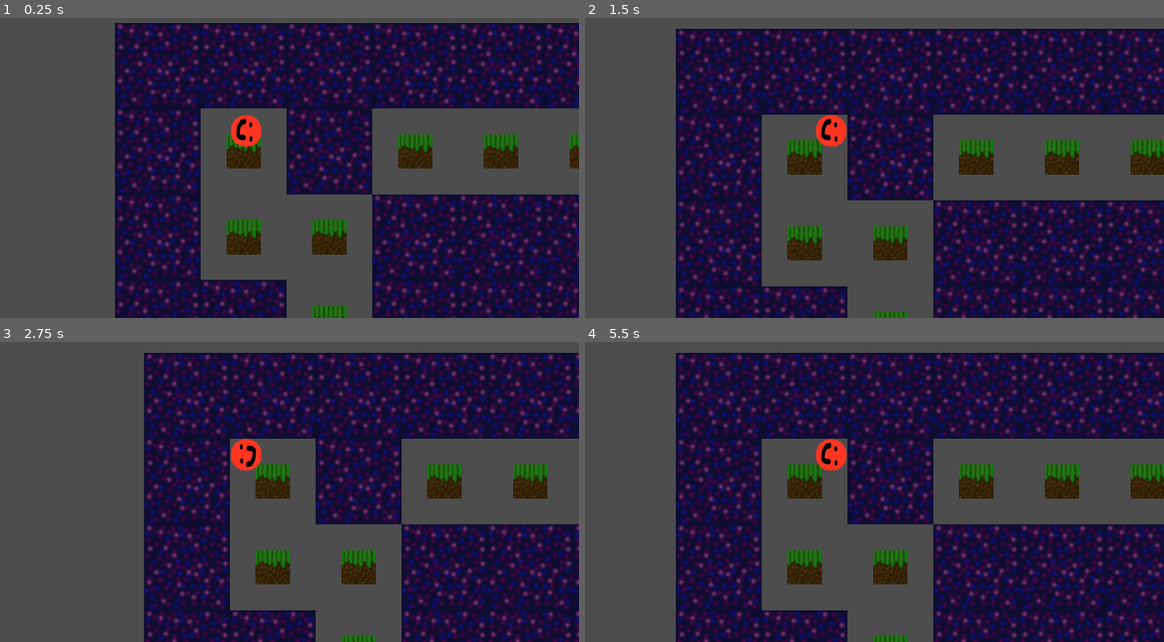
Above: before the commit, frames 1-4 (two rows, left to right).
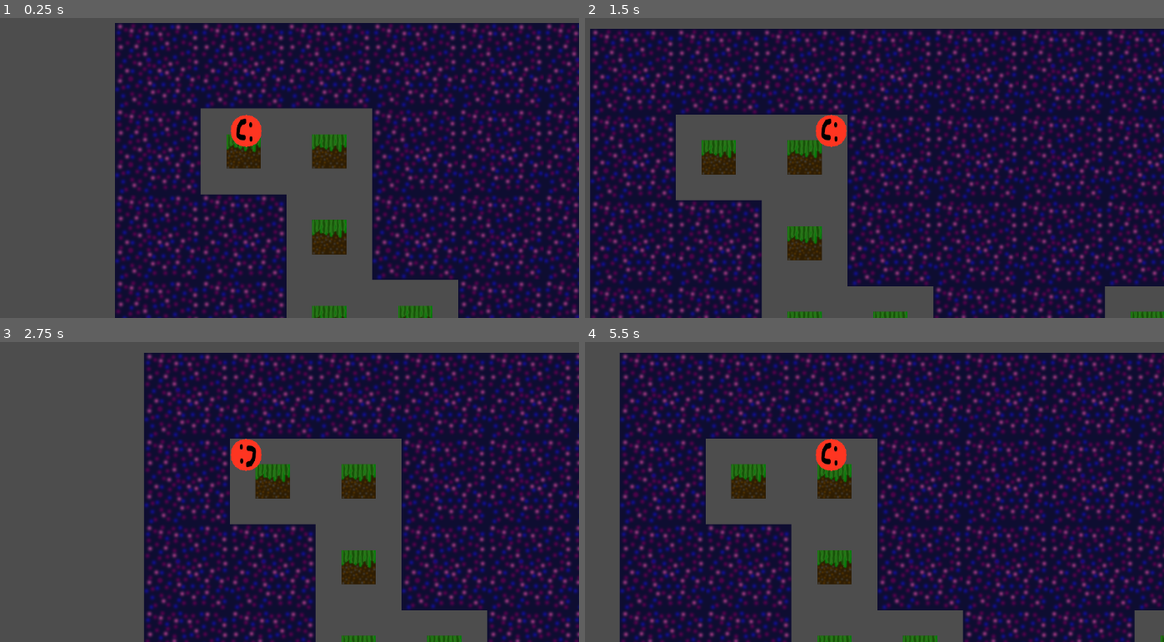
Above: after the commit, the same moments.

Repository: real-chicken-master/GDD112TempName
Game: Godot game, scene res://Minigames/maze/maze.tscn
Two runs of this game, one before a commit and one after it. Both use one fixed random seed, a clock stepped at 60 frames per second and the inputs below. This scene is started directly instead of the project's main scene.
Inputs:
- Up to frame 1 (0.25 s): no input
- Up to frame 2 (1.5 s): tap Enter at 0.5 s; hold D (right1) from 0.53 s (still down); tap Down (down2) at 0.6 s; tap W (up1) at 0.77 s; tap Left (left2) at 1.35 s
- Up to frame 3 (2.75 s): tap W (up1) at 1.52 s; tap Space at 2 s; release D (right1) at 2.03 s; hold A (left1) from 2.03 s (still down); tap Right (right2) at 2.1 s
- Up to frame 4 (5.5 s): release A (left1) at 2.78 s; hold D (right1) 2.78-4.28 s; tap Up (up2) at 2.85 s; tap W (up1) at 3.02, 3.77, 4.52 s; tap Down (down2) at 3.6 s; tap Enter at 4.25 s; hold A (left1) 4.28-5.03 s; tap Left (left2) at 4.35 s; hold D (right1) from 5.03 s (still down); tap Right (right2) at 5.1 s

The runs differ from the first frame. In frame 1, 21% of the frame differs, in the area x 34-100%, y 30-100%; in frame 2, 37%; in frame 3, 19%; in frame 4, 54%, in the area x 6-100%, y 3-100%.

Commit message:
fixed the maze??

Diff:
--- a/Minigames/maze/maze.gd
+++ b/Minigames/maze/maze.gd
@@ -51,15 +51,15 @@
 	return Return
 
 func create_path(x,y):
-	print("test")
 	#while can move is true
-	while(can_move(x,y)):
+	while(can_move(x,y) && (tiles_attempted < 100)):
 		#set moved to false
 		var moved = false
 		#until the path has been moved
-		while (!moved && tiles_attempted < 100):
+		while ((!moved) && (tiles_attempted < 100)):
+			if(tiles_attempted > 100):
+				print(tiles_attempted)
 			tiles_attempted += 1
-			print(tiles_attempted)
 			#get a random direction
 			var direction = randi_range(1,4)
 			#check if the path can go that direction
@@ -98,7 +98,8 @@
 								moved = true
 		#set that tile to path
 		maze_array[x][y] = false
-		tiles_attempted = 0
+		if(tiles_attempted < 100):
+			tiles_attempted = 0
 
 
 func can_move(x,y):
@@ -127,26 +128,26 @@
 
 
 func tile_has_space(x,y,direction):
-	var Return = true
+	var Return = false
 	match direction:
 		1:#up
 			#boundary
 			if(y-1 > 0 && x+1 < MAZE_WIDTH-1 && x-1 > 0):
-				if!(maze_array[x][y-1] && maze_array[x-1][y] && maze_array[x+1][y]):
-					Return = false
+				if(maze_array[x][y-1] && maze_array[x-1][y] && maze_array[x+1][y]):
+					Return = true
 		2:#down
 			#boundary
 			if(y+1 < MAZE_HEIGHT-1 && x+1 < MAZE_WIDTH-1 && x-1 > 0):
-				if!(maze_array[x][y+1] && maze_array[x-1][y] && maze_array[x+1][y]):
-					Return = false
+				if(maze_array[x][y+1] && maze_array[x-1][y] && maze_array[x+1][y]):
+					Return = true
 		3:#left
 			#boundary
 			if(y+1 < MAZE_HEIGHT-1 && y+1 < MAZE_HEIGHT-1 && x-1 > 0):
-				if!(maze_array[x][y-1] && maze_array[x][y+1] && maze_array[x-1][y]):
-					Return = false
+				if(maze_array[x][y-1] && maze_array[x][y+1] && maze_array[x-1][y]):
+					Return = true
 		4:#right
 			#boundary
 			if(y+1 < MAZE_HEIGHT-1 && y+1 < MAZE_HEIGHT-1 && x+1 < MAZE_WIDTH-1):
-				if!(maze_array[x][y-1] && maze_array[x+1][y] && maze_array[x][y+1]):
-					Return = false
+				if(maze_array[x][y-1] && maze_array[x+1][y] && maze_array[x][y+1]):
+					Return = true
 	return Return
